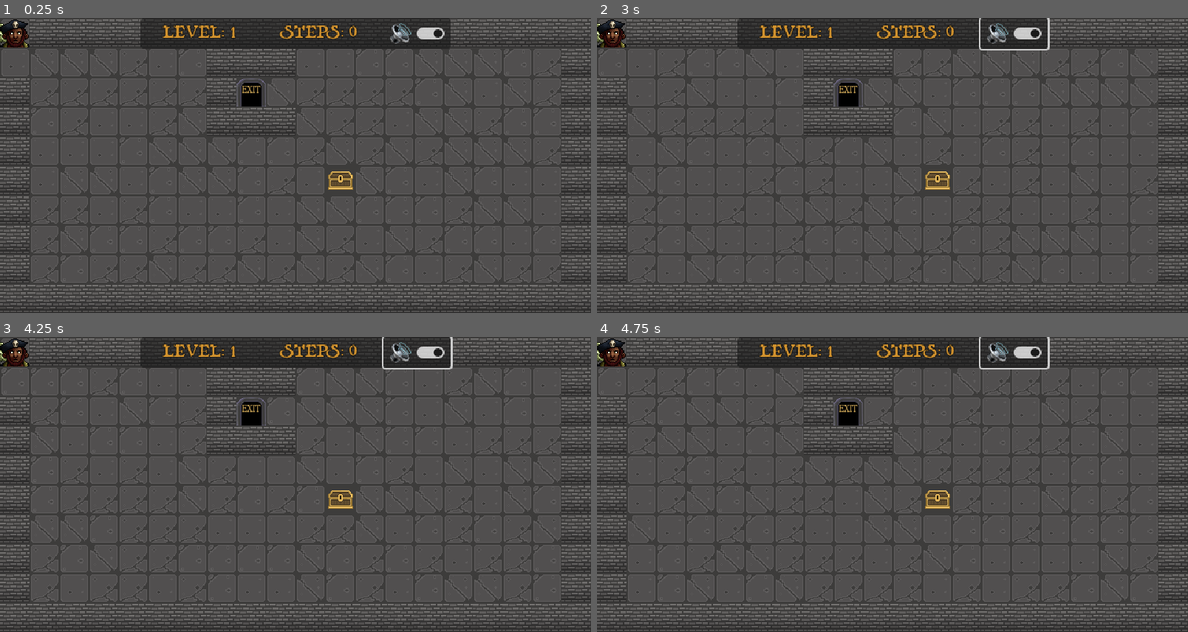
Above: before the commit, frames 1-4 (two rows, left to right).
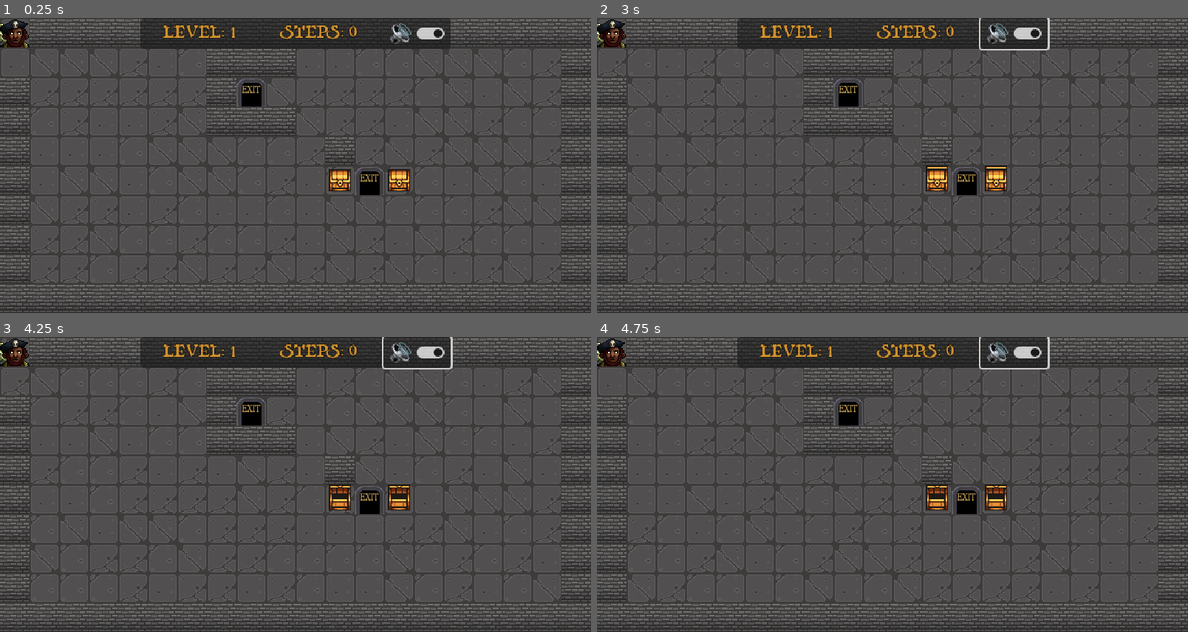
Above: after the commit, the same moments.

Repository: rdoetjes/pirateban
Game: Godot game, scene res://Game.tscn
Two runs of this game, one before a commit and one after it. Both use one fixed random seed, a clock stepped at 60 frames per second and the inputs below.
Inputs (mouse positions are in pixels of both pictures, inside the frame that each line leads up to):
- Up to frame 1 (0.25 s): no input
- Up to frame 2 (3 s): click (1016, 32) at 0.5 s; tap Enter at 1.25 s; hold Right (ui_right) 1.28-2.03 s; hold Down (ui_down) 2.03-2.78 s; tap R (restart) at 2.75 s; hold Right (ui_right) from 2.78 s (still down)
- Up to frame 3 (4.25 s): tap R (restart) at 3.5 s; release Right (ui_right) at 3.53 s; hold Up (ui_up) from 3.53 s (still down)
- Up to frame 4 (4.75 s): tap R (restart) at 4.25 s; release Up (ui_up) at 4.28 s; hold Left (ui_left) from 4.28 s (still down)

The runs differ from the first frame. In frame 1, 3.1% of the frame differs, in the area x 0-100%, y 40-100%; in frame 2, 4.0%; in frame 3, 4.7%, in the area x 0-100%, y 0-100%; in frame 4, 4.7%.

Commit message:
Added door and treasure

Diff:
--- /dev/null
+++ b/Door.gd
@@ -0,0 +1,14 @@
+extends Area2D
+
+
+# Called when the node enters the scene tree for the first time.
+func _ready():
+	pass # Replace with function body.
+
+
+# Called every frame. 'delta' is the elapsed time since the previous frame.
+func _process(_delta):
+	pass
+
+func set_grid_position(pos : Vector2) -> void:
+	$AnimatedSprite2D.position = Vector2(pos.x*32+16, pos.y*32+16)
--- /dev/null
+++ b/Door.tscn
@@ -0,0 +1,31 @@
+[gd_scene load_steps=6 format=3 uid="uid://5trnwq2j08t3"]
+
+[ext_resource type="Texture2D" uid="uid://o7630pw8fhds" path="res://tiles/Full.png" id="1_b2buv"]
+[ext_resource type="Script" path="res://Door.gd" id="1_f222p"]
+
+[sub_resource type="RectangleShape2D" id="RectangleShape2D_dvofe"]
+size = Vector2(32, 32)
+
+[sub_resource type="AtlasTexture" id="AtlasTexture_wpe3s"]
+atlas = ExtResource("1_b2buv")
+region = Rect2(192, 128, 32, 32)
+
+[sub_resource type="SpriteFrames" id="SpriteFrames_0yhh8"]
+animations = [{
+"frames": [{
+"duration": 1.0,
+"texture": SubResource("AtlasTexture_wpe3s")
+}],
+"loop": true,
+"name": &"default",
+"speed": 5.0
+}]
+
+[node name="Door" type="Area2D"]
+script = ExtResource("1_f222p")
+
+[node name="CollisionShape2D" type="CollisionShape2D" parent="."]
+shape = SubResource("RectangleShape2D_dvofe")
+
+[node name="AnimatedSprite2D" type="AnimatedSprite2D" parent="."]
+sprite_frames = SubResource("SpriteFrames_0yhh8")
--- a/Game.gd
+++ b/Game.gd
@@ -4,6 +4,8 @@
 static var steps: int = 0
 static var PlayField: TileMap
 static var Player: Area2D
+static var TreasureScene: PackedScene = preload("res://Treasure.tscn")
+static var DoorScene: PackedScene = preload("res://Door.tscn")
 
 func check_level_files() -> FileAccess:
 	#iterate down the levels, when a level file can't be found to find the last level
@@ -39,10 +41,14 @@
 				'W':
 					PlayField.set_cell(0, Vector2i(x, y), 0, wall_tiles.pick_random())
 				"D":
-					PlayField.set_cell(0, Vector2i(x, y), 0, Vector2i(6,4))
+					var Door = DoorScene.instantiate()
+					Door.set_grid_position(Vector2i(x, y))
+					add_child(Door)
 				"T":
 					PlayField.set_cell(0, Vector2i(x, y), 0, empty_tiles.pick_random())
-					PlayField.set_cell(0, Vector2i(x, y), 0, Vector2i(6,2))
+					var Treasure = TreasureScene.instantiate()
+					Treasure.set_grid_position(Vector2i(x, y), false)
+					add_child(Treasure)
 				"P":
 					PlayField.set_cell(0, Vector2i(x, y), 0, empty_tiles.pick_random())
 					Player.set_grid_position(Vector2i(x, y), false)
@@ -75,3 +81,9 @@
 		$AudioStreamPlayer2D.stop()
 	else:
 		$AudioStreamPlayer2D.play()
+
+func find_by_class(node: Node, className : String, result : Array) -> void:
+	if node.is_class(className) :
+		result.push_back(node)
+	for child in node.get_children():
+		find_by_class(child, className, result)
--- a/Game.tscn
+++ b/Game.tscn
@@ -210,10 +210,6 @@
 
 [node name="Player" parent="." instance=ExtResource("2_70xan")]
 
-[node name="Treasures" type="Node2D" parent="." groups=["Treasures"]]
-
-[node name="Doors" type="Node2D" parent="." groups=["Doors"]]
-
 [node name="UI" type="CanvasLayer" parent="."]
 follow_viewport_enabled = true
 
--- a/Player.tscn
+++ b/Player.tscn
@@ -14,4 +14,5 @@
 shape = SubResource("RectangleShape2D_7htvx")
 
 [node name="Sprite2D" type="Sprite2D" parent="."]
+z_index = 1
 texture = ExtResource("2_e4adg")
--- /dev/null
+++ b/Treasure.gd
@@ -0,0 +1,26 @@
+extends Area2D
+
+class_name  Treasure
+
+static var grid_pos: Vector2i
+
+# Called when the node enters the scene tree for the first time.
+func _ready():
+	$AnimatedSprite2D.play()
+
+# Called every frame. 'delta' is the elapsed time since the previous frame.
+func _process(delta):
+	pass
+
+func set_grid_position(new_pos : Vector2i, use_tween: bool) -> void:
+	if use_tween:
+		var space_state = get_world_2d().direct_space_state
+		var query = PhysicsRayQueryParameters2D.create($Sprite2D.position, Vector2(new_pos.x*32+16, new_pos.y*32+16),1)
+		var result = space_state.intersect_ray(query)
+		if result.is_empty():
+			var tween = create_tween()
+			tween.tween_property($Sprite2D, "position", Vector2(new_pos.x*32+16, new_pos.y*32+16), 0.15)
+			grid_pos = new_pos
+	else:
+		$AnimatedSprite2D.position = Vector2(new_pos.x*32+16, new_pos.y*32+16)
+		grid_pos = new_pos
--- /dev/null
+++ b/Treasure.tscn
@@ -0,0 +1,52 @@
+[gd_scene load_steps=8 format=3 uid="uid://8aohec7rqq40"]
+
+[ext_resource type="Script" path="res://Treasure.gd" id="1_pqrv6"]
+[ext_resource type="Texture2D" uid="uid://dm8tlbswepm7d" path="res://images/treasure_chests_32x32.png" id="1_xyxgr"]
+
+[sub_resource type="RectangleShape2D" id="RectangleShape2D_yqu53"]
+size = Vector2(32, 32)
+
+[sub_resource type="AtlasTexture" id="AtlasTexture_1c27v"]
+atlas = ExtResource("1_xyxgr")
+region = Rect2(288, 64, 32, 32)
+
+[sub_resource type="AtlasTexture" id="AtlasTexture_jrwk0"]
+atlas = ExtResource("1_xyxgr")
+region = Rect2(288, 96, 32, 32)
+
+[sub_resource type="AtlasTexture" id="AtlasTexture_oolpr"]
+atlas = ExtResource("1_xyxgr")
+region = Rect2(288, 32, 32, 32)
+
+[sub_resource type="SpriteFrames" id="SpriteFrames_dftmq"]
+animations = [{
+"frames": [{
+"duration": 1.0,
+"texture": SubResource("AtlasTexture_1c27v")
+}, {
+"duration": 1.0,
+"texture": SubResource("AtlasTexture_jrwk0")
+}, {
+"duration": 1.0,
+"texture": SubResource("AtlasTexture_oolpr")
+}, {
+"duration": 1.0,
+"texture": SubResource("AtlasTexture_jrwk0")
+}],
+"loop": true,
+"name": &"default",
+"speed": 2.0
+}]
+
+[node name="Treasure" type="Area2D"]
+script = ExtResource("1_pqrv6")
+metadata/_edit_group_ = true
+
+[node name="CollisionShape2D" type="CollisionShape2D" parent="."]
+position = Vector2(2.08165e-12, -1)
+shape = SubResource("RectangleShape2D_yqu53")
+
+[node name="AnimatedSprite2D" type="AnimatedSprite2D" parent="."]
+position = Vector2(0, -1)
+sprite_frames = SubResource("SpriteFrames_dftmq")
+frame_progress = 0.172407
Not shown, changed: levels/level1.txt
